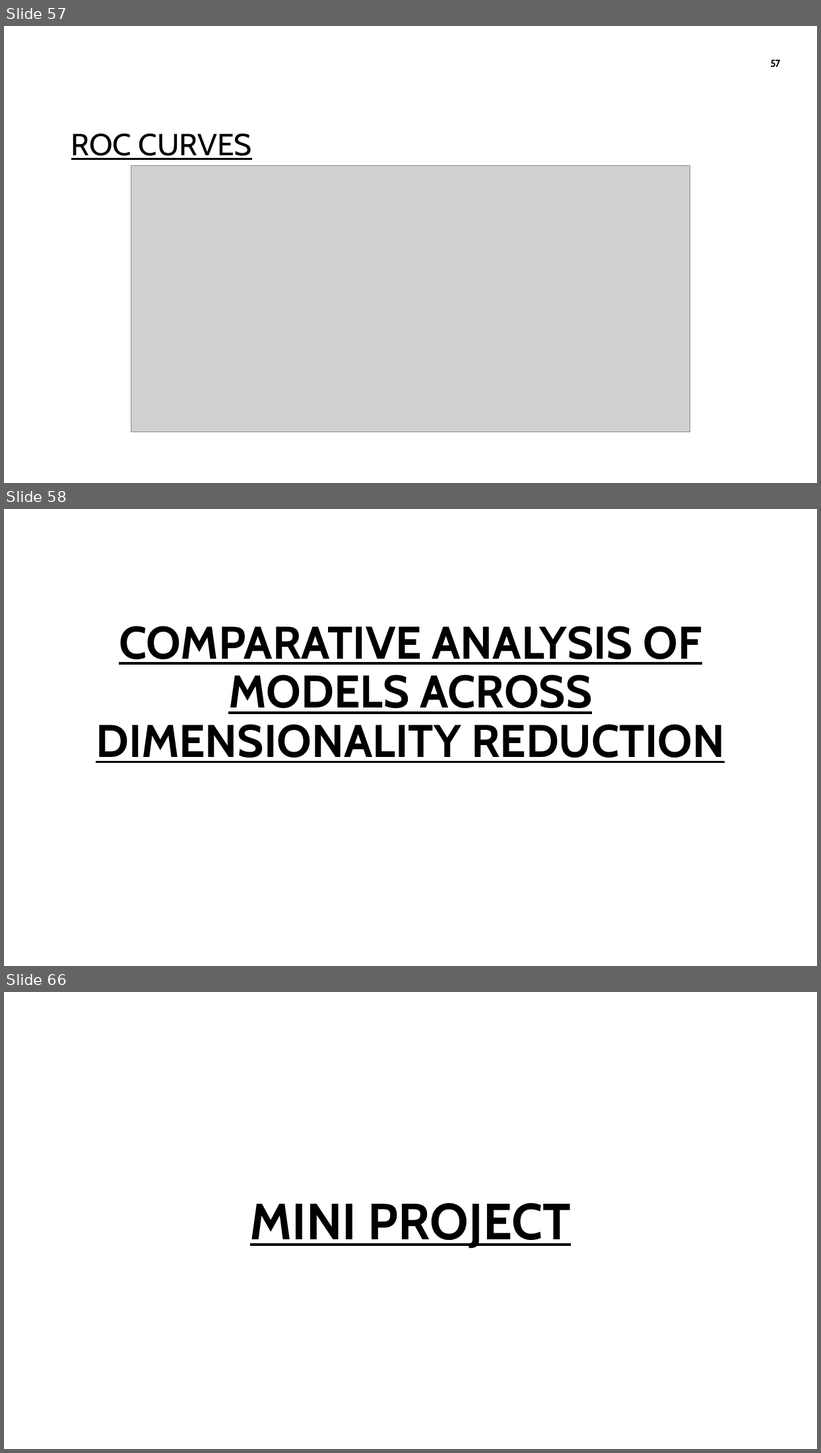
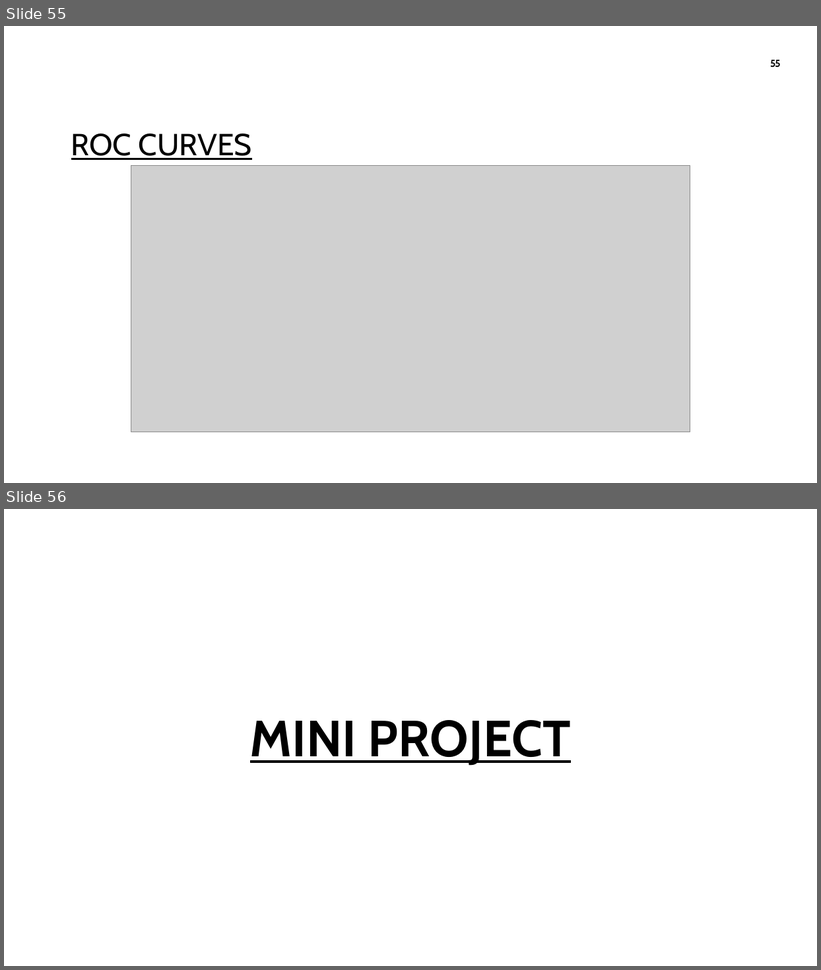
Before and after one commit to Karthikeyanswami/Hallucination-Detection-in-LLMs, a slide deck: MINI_PROJECT/HALLUCINATION DETECTION IN LLMs.pptx. Shown one above the other, each under a label of ours: slides 57, 58 and 66 before the commit, slides 55 and 56 after it; the slides between them are not shown. The pictures are 821x1453 and 821x970 pixels, drawn with LibreOffice and Linux fonts; fonts in the diff are those of the drawing; grey boxes stand for pictures; background and template pictures are left out. Boxes give left, top, right and bottom in pixels: in the first picture for what was removed or moved away, otherwise in the second. Text is boxed around its words. In the diff, an @@ line names an element or a change of style, - is before the commit and + after.

```diff
--- a/MINI_PROJECT/HALLUCINATION DETECTION IN LLMs.pptx
+++ b/MINI_PROJECT/HALLUCINATION DETECTION IN LLMs.pptx
@@ slide 58 removed at box(4, 509, 817, 966), background picture (left out) @@
@@ title removed at box(96, 626, 725, 763) @@
-COMPARATIVE ANALYSIS OF MODELS ACROSS DIMENSIONALITY REDUCTION
@@ what was slide 57 is now slide 55 @@
@@ page number at box(770, 60, 780, 67): text changed @@
-57
+55
@@ what was slide 66 is now slide 56 @@
```
Also in this commit, not shown: 5 slides changed, 9 other slides removed.
